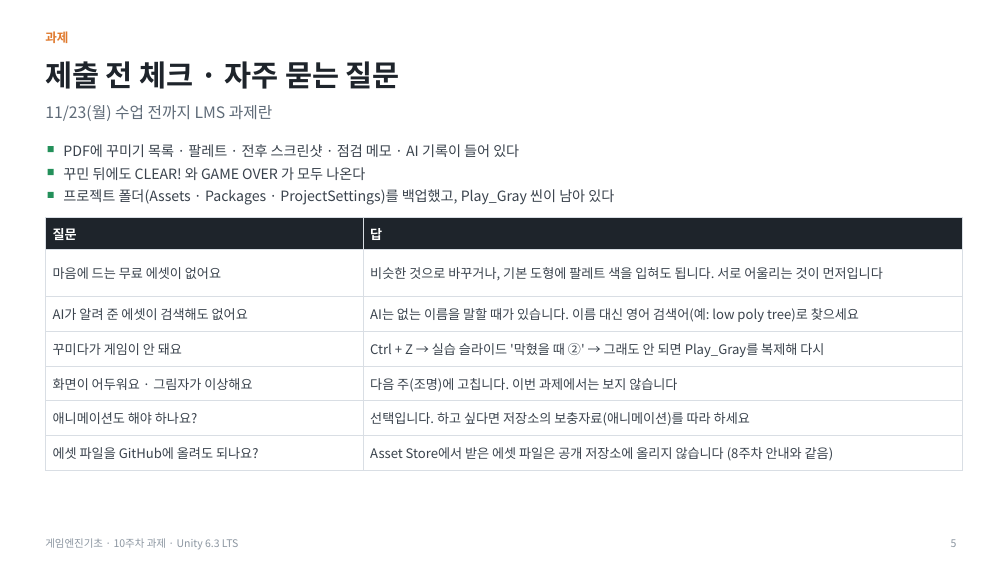
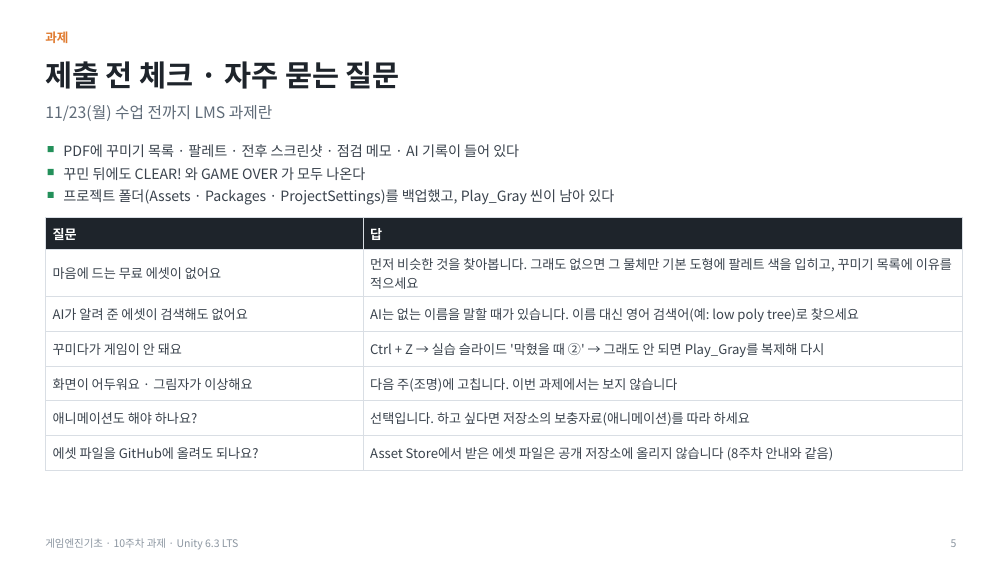
Before and after one commit to iplay-garden/game-engine-basics, a slide deck: slide 5 of 10주차/한국어/게임엔진기초_10주차_오프라인_과제안내.pptx. Drawn at 1008x567 pixels with LibreOffice and Linux fonts; fonts in the diff are those of the drawing. Boxes give left, top, right and bottom in pixels: in the first picture for what was removed or moved away, otherwise in the second. Text is boxed around its words. In the diff, an @@ line names an element or a change of style, - is before the commit and + after.

```diff
--- a/10주차/한국어/게임엔진기초_10주차_오프라인_과제안내.pptx
+++ b/10주차/한국어/게임엔진기초_10주차_오프라인_과제안내.pptx
@@ table at [45,218,963,465] @@
-row 2, column 2: 비슷한 것으로 바꾸거나, 기본 도형에 팔레트 색을 입혀도 됩니다. 서로 어울리는 것이 먼저입니다
+row 2, column 2: 먼저 비슷한 것을 찾아봅니다. 그래도 없으면 그 물체만 기본 도형에 팔레트 색을 입히고, 꾸미기 목록에 이유를 적으세요
```
Also in this commit, not shown: 13 other files.
